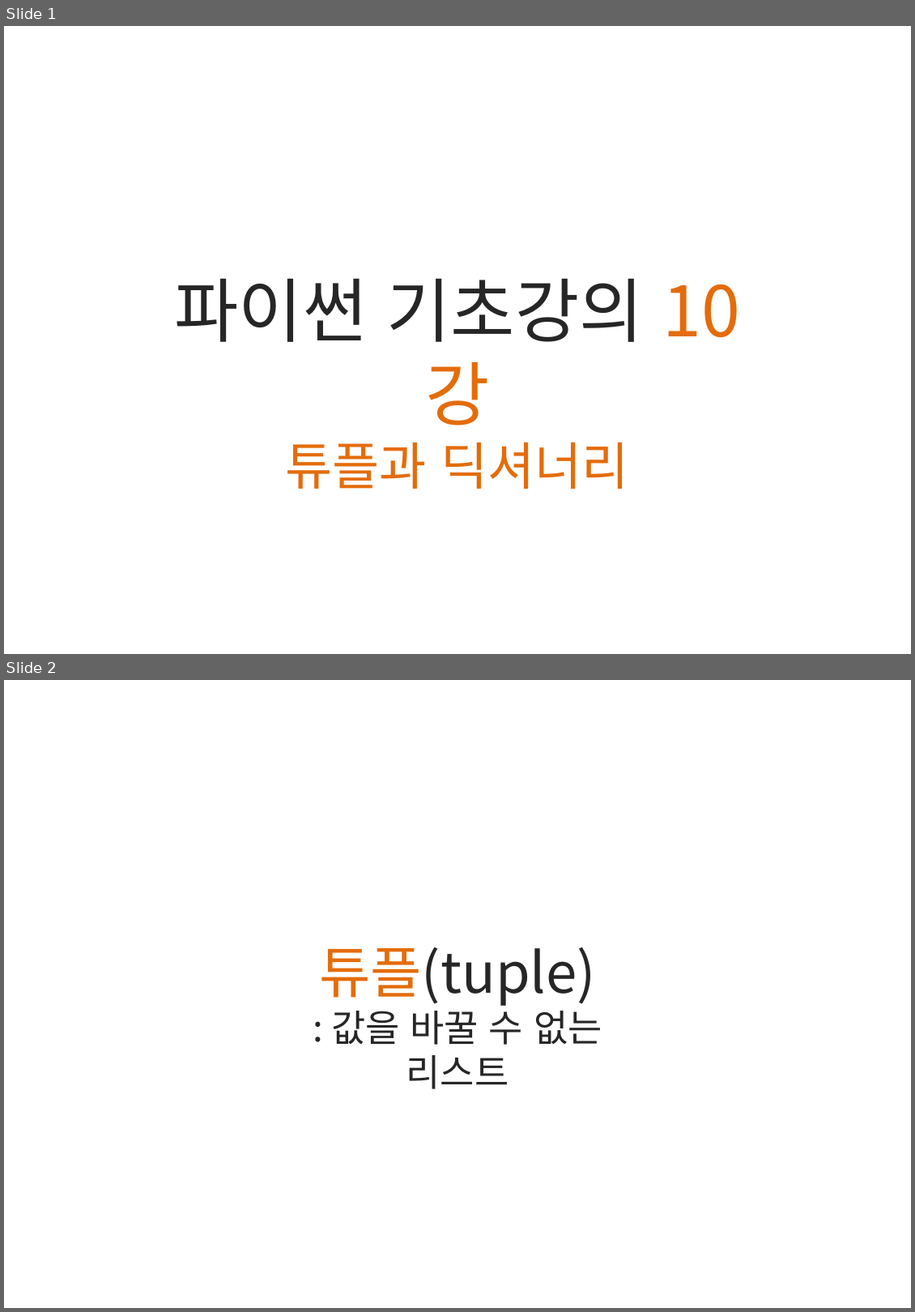
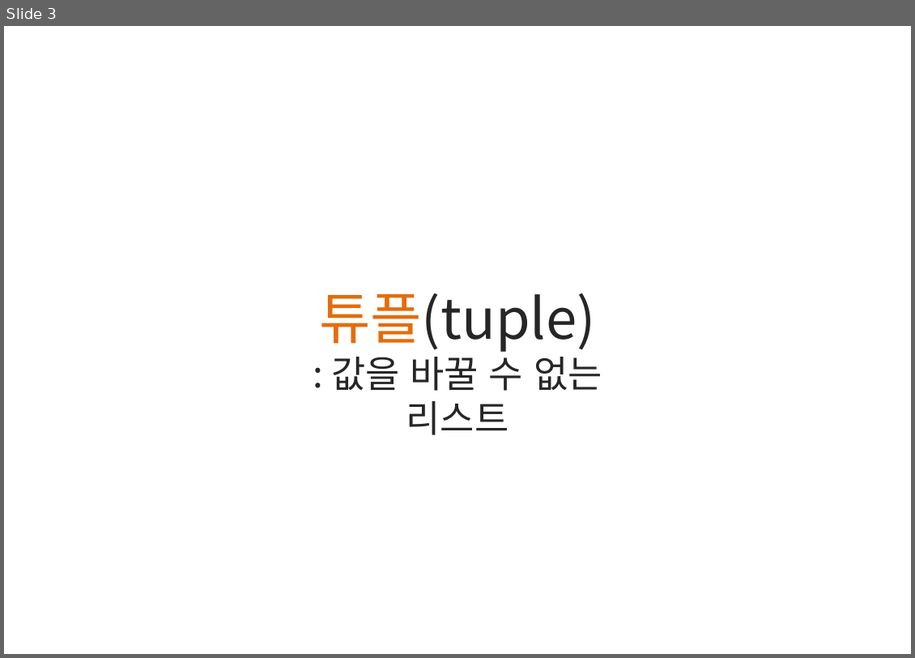
Before and after one commit to kwonkijun/python, a slide deck: 파이썬기초(PPT)/파이썬 기초 10강_튜플과 딕셔너리.pptx. Shown one above the other, each under a label of ours: slides 1 and 2 before the commit, slide 3 after it. The pictures are 915x1312 and 915x658 pixels, drawn with LibreOffice and Linux fonts; fonts in the diff are those of the drawing. Boxes give left, top, right and bottom in pixels: in the first picture for what was removed or moved away, otherwise in the second. Text is boxed around its words. In the diff, an @@ line names an element or a change of style, - is before the commit and + after.

```diff
--- a/파이썬기초(PPT)/파이썬 기초 10강_튜플과 딕셔너리.pptx
+++ b/파이썬기초(PPT)/파이썬 기초 10강_튜플과 딕셔너리.pptx
@@ slide 1 removed at box(4, 26, 911, 654), background #FFFFFF @@
@@ text removed at box(175, 278, 644, 489) @@
-파이썬 기초강의 10강
-튜플과 딕셔너리
@@ what was slide 2 is now slide 3 @@
```
Also in this commit, not shown: 2 slides added, 39 other files.
